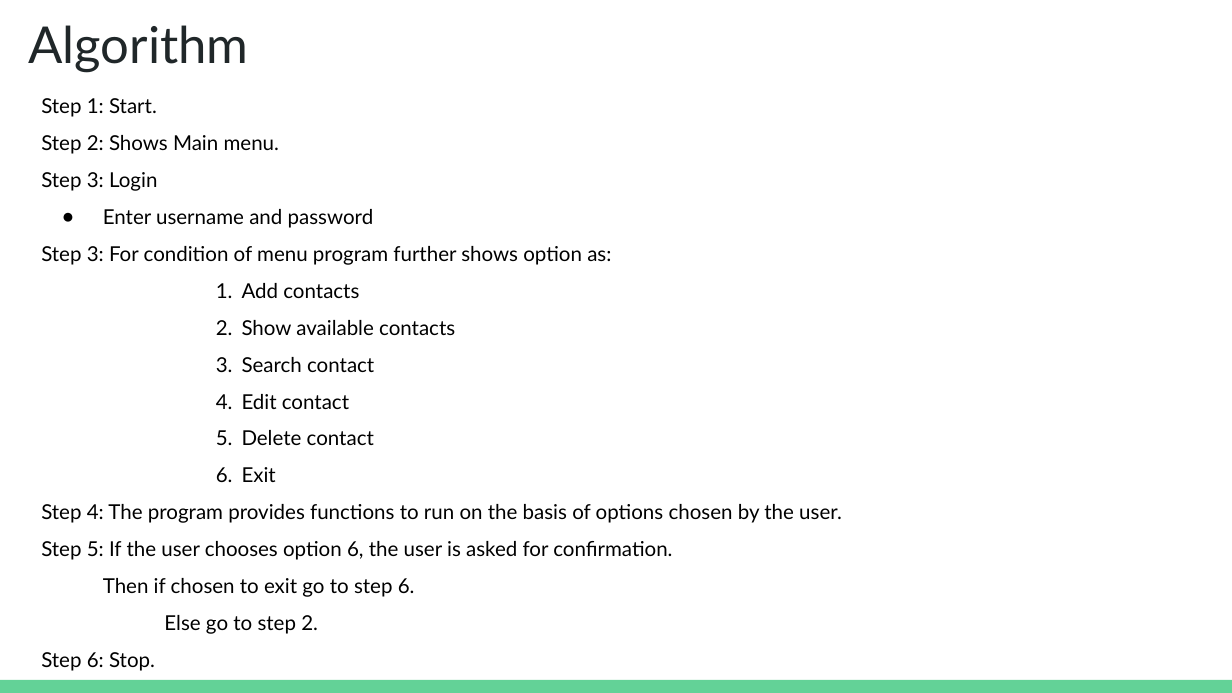
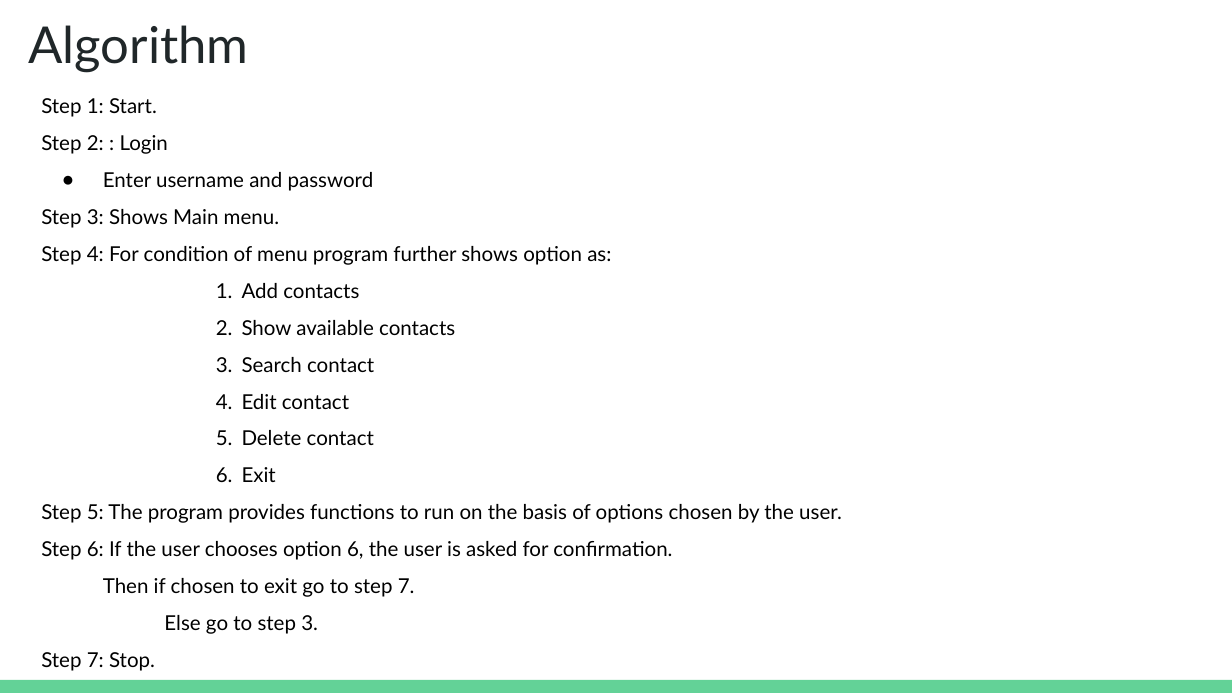
Before and after one commit to priyanshu-57/First_Semester_Project, a slide deck: slide 9 of Ppt-on-CMS.pptx (slide 10 before the commit). Drawn at 1232x693 pixels with LibreOffice and Linux fonts; fonts in the diff are those of the drawing. Boxes give left, top, right and bottom in pixels: in the first picture for what was removed or moved away, otherwise in the second. Text is boxed around its words. In the diff, an @@ line names an element or a change of style, - is before the commit and + after.

```diff
--- a/Ppt-on-CMS.pptx
+++ b/Ppt-on-CMS.pptx
@@ text at <box>41,135,168,154</box>: text changed @@
-Step 2: Shows Main menu.
-Step 3: Login
+Step 2: : Login
@@ text at <box>41,209,611,265</box>: text changed @@
-Step 3: For condition of menu program further shows option as:
+Step 3: Shows Main menu.
+Step 4: For condition of menu program further shows option as:
@@ text at <box>41,504,842,671</box>: text changed @@
-Step 4: The program provides functions to run on the basis of options chosen by the user.
-Step 5: If the user chooses option 6, the user is asked for confirmation.
-Then if chosen to exit go to step 6.
-Else go to step 2.
-Step 6: Stop.
+Step 5: The program provides functions to run on the basis of options chosen by the user.
+Step 6: If the user chooses option 6, the user is asked for confirmation.
+Then if chosen to exit go to step 7.
+Else go to step 3.
+Step 7: Stop.
```
Also in this commit, not shown: 1 other slide changed, 5 slides added, 1 slide removed, 1 other file.
